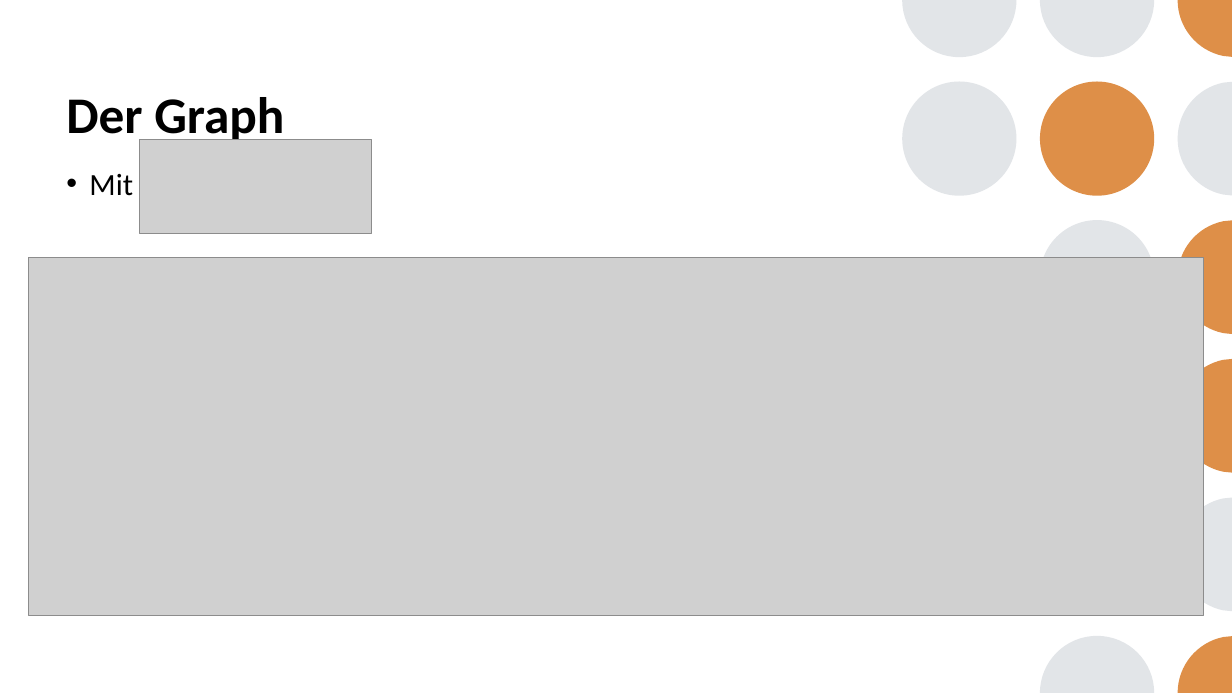
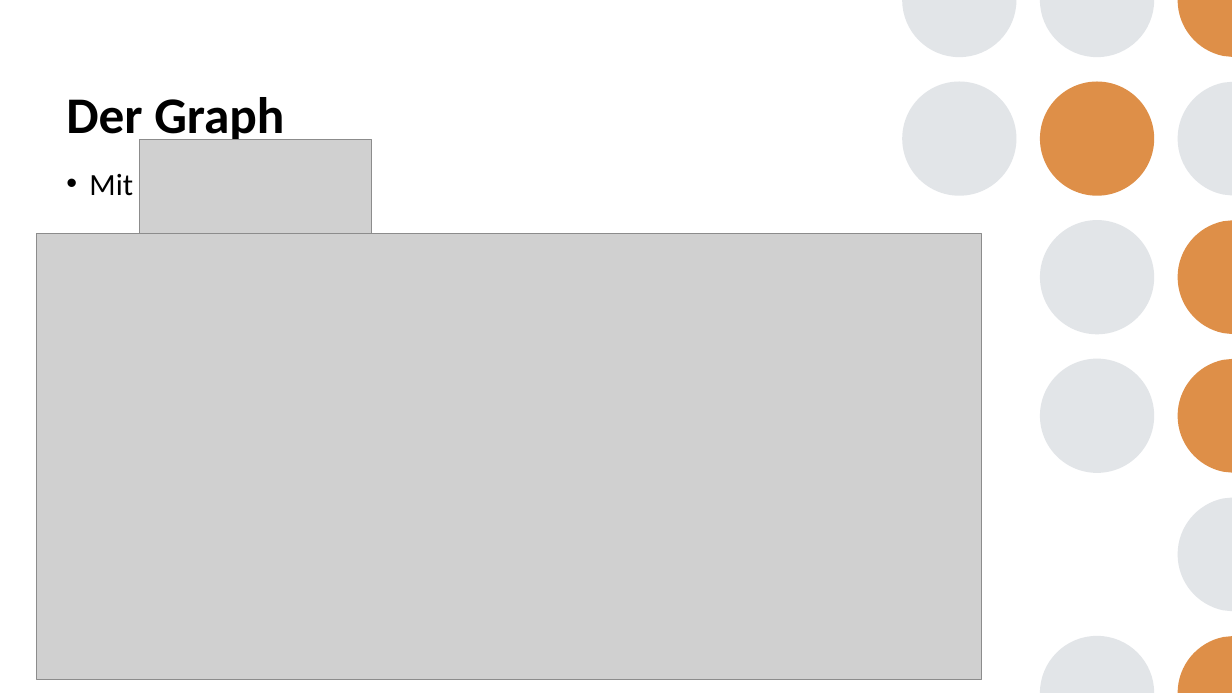
Before and after one commit to AllieW99/Feinstaubstation, a slide deck: slide 12 of Documentation/Abschlusspräsentation.pptx. Drawn at 1232x693 pixels with LibreOffice and Linux fonts; fonts in the diff are those of the drawing; grey boxes stand for pictures. Boxes give left, top, right and bottom in pixels: in the first picture for what was removed or moved away, otherwise in the second. Text is boxed around its words. In the diff, an @@ line names an element or a change of style, - is before the commit and + after.

```diff
--- a/Documentation/Abschlusspräsentation.pptx
+++ b/Documentation/Abschlusspräsentation.pptx
@@ picture: place and size @@
-picture at bbox=[29, 258, 1203, 616]
+picture at bbox=[37, 233, 982, 679]
@@ ellipse added at bbox=[1040, 359, 1154, 473], fill #E2E5E8 @@
@@ line removed from (57, 616) to (799, 616) @@
```
Also in this commit, not shown: 5 other slides changed, 2 slides added, 2 slides removed.
